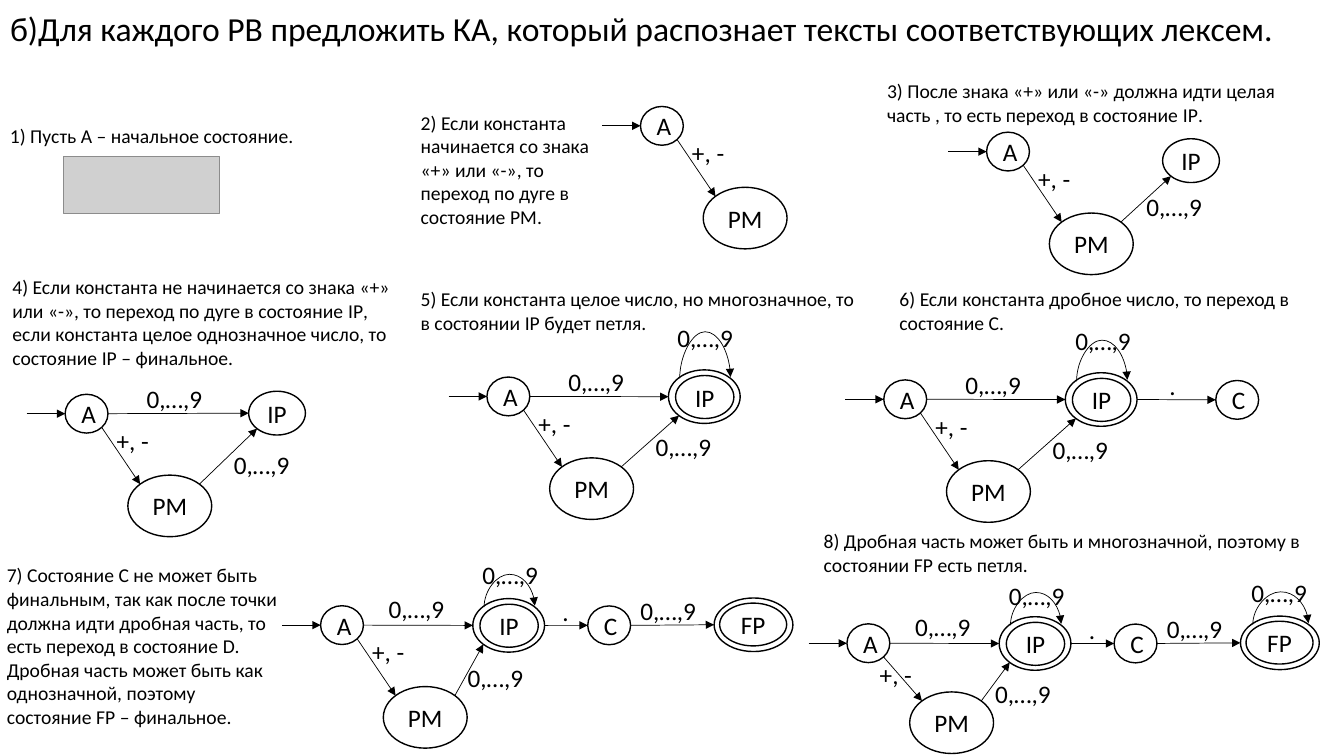
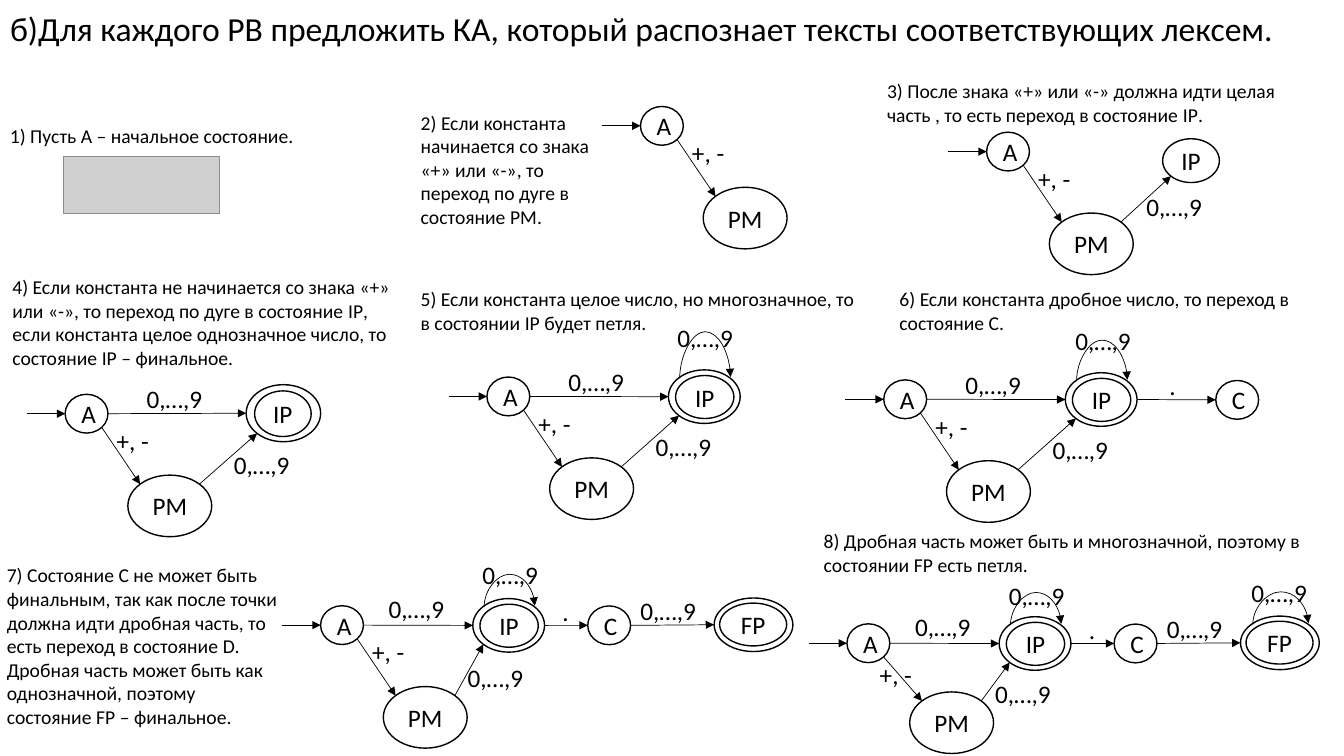
Before and after one commit to goddamnteam/korzun, a slide deck: slide 8 of task5.pptx. Drawn at 1344x756 pixels with LibreOffice and Linux fonts; fonts in the diff are those of the drawing; grey boxes stand for pictures. Boxes give left, top, right and bottom in pixels: in the first picture for what was removed or moved away, otherwise in the second. Text is boxed around its words. In the diff, an @@ line names an element or a change of style, - is before the commit and + after.

Commit message:
makeup

```diff
--- a/task5.pptx
+++ b/task5.pptx
@@ ellipse "IP": place and size @@
-ellipse "IP" at box(249, 391, 306, 435)
+ellipse "IP" at box(246, 385, 321, 443)
@@ arrow moved from (108, 413) - (249, 413) to (108, 413) - (246, 413) @@
@@ ellipse added at box(255, 391, 312, 437), fill #FFFFFF, outline #000000 1 pt, 18 pt, text #000000 @@
+IP
@@ arrow moved from (200, 484) - (257, 429) to (200, 484) - (257, 434) @@
```
